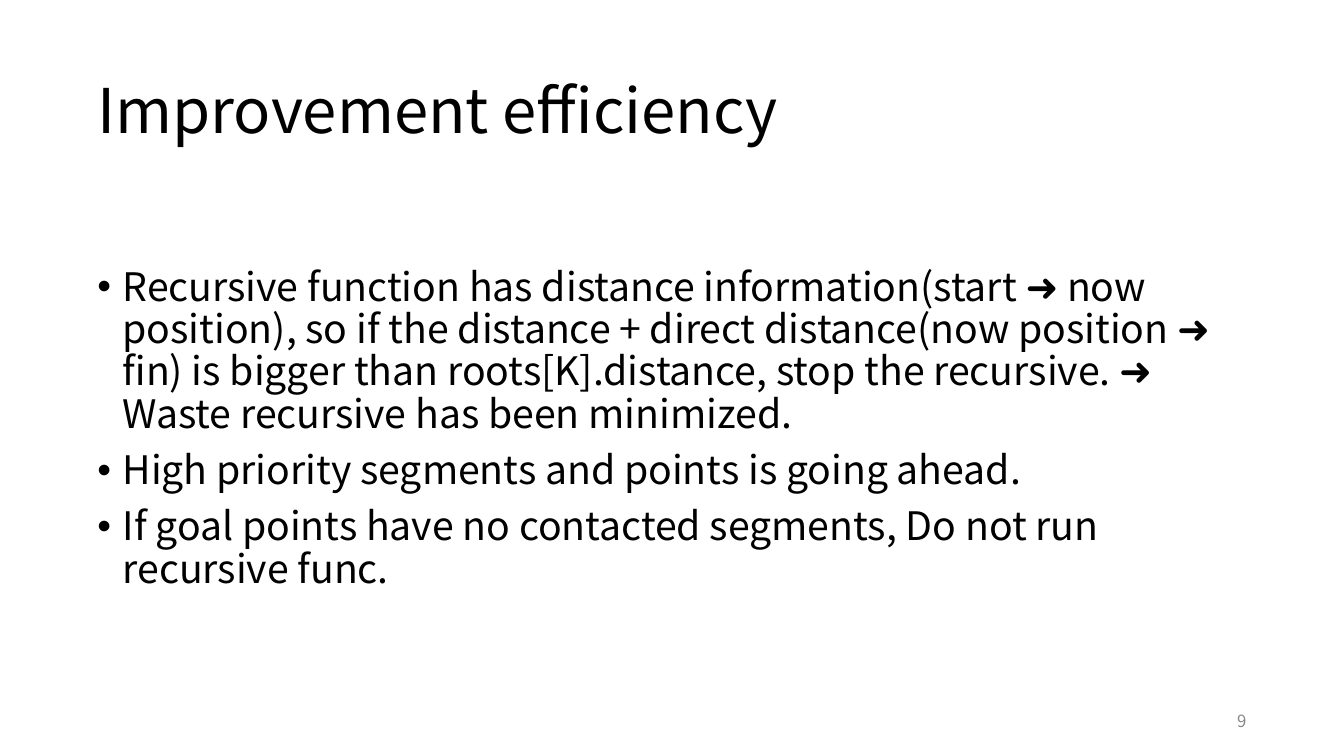
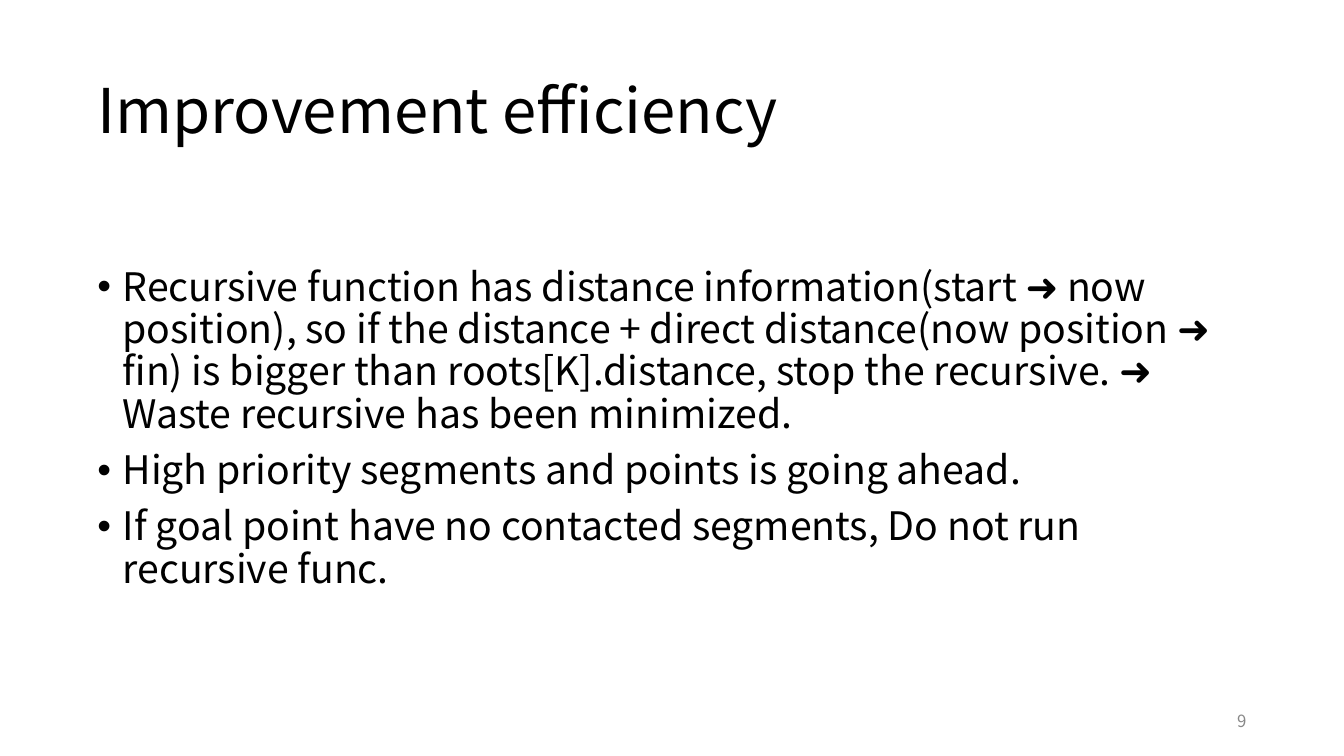
Before and after one commit to ie03-aizu-2019/ie03project-skys, a slide deck: slide 9 of Reports/final2.pptx. Drawn at 1344x756 pixels with LibreOffice and Linux fonts; fonts in the diff are those of the drawing. Boxes give left, top, right and bottom in pixels: in the first picture for what was removed or moved away, otherwise in the second. Text is boxed around its words. In the diff, an @@ line names an element or a change of style, - is before the commit and + after.

```diff
--- a/Reports/final2.pptx
+++ b/Reports/final2.pptx
@@ text at (123, 508, 1081, 584): text changed @@
-• If goal points have no contacted segments, Do not run recursive func.
+• If goal point have no contacted segments, Do not run recursive func.
```
Also in this commit, not shown: 6 other slides changed, 1 other file.
